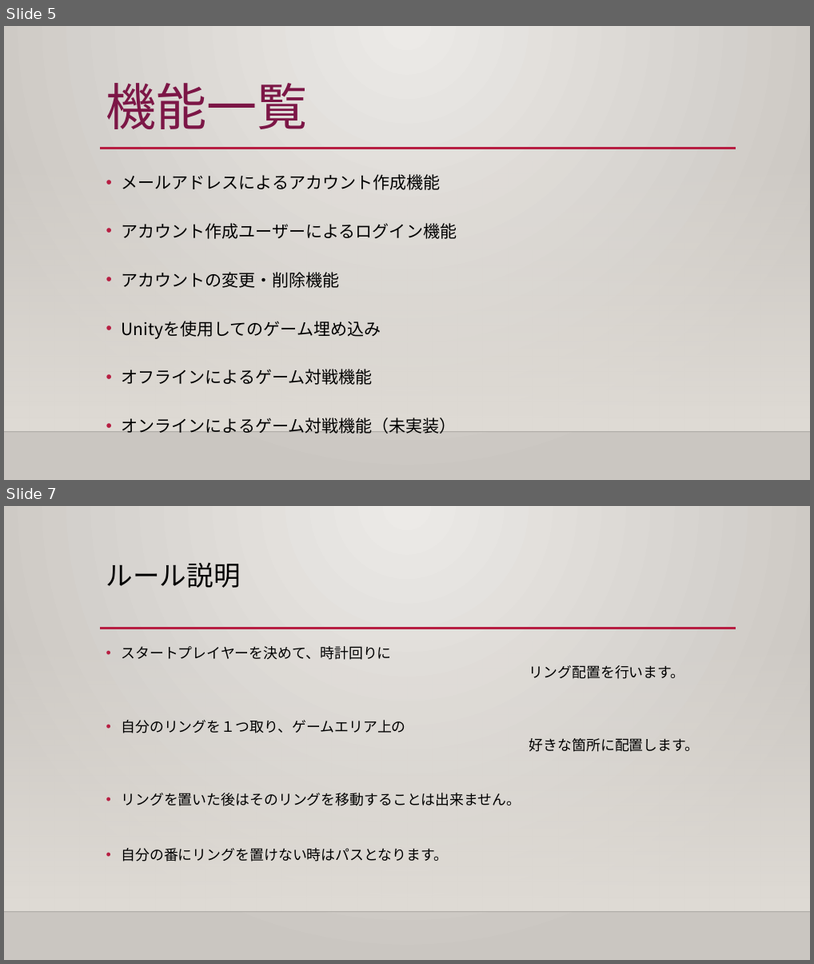
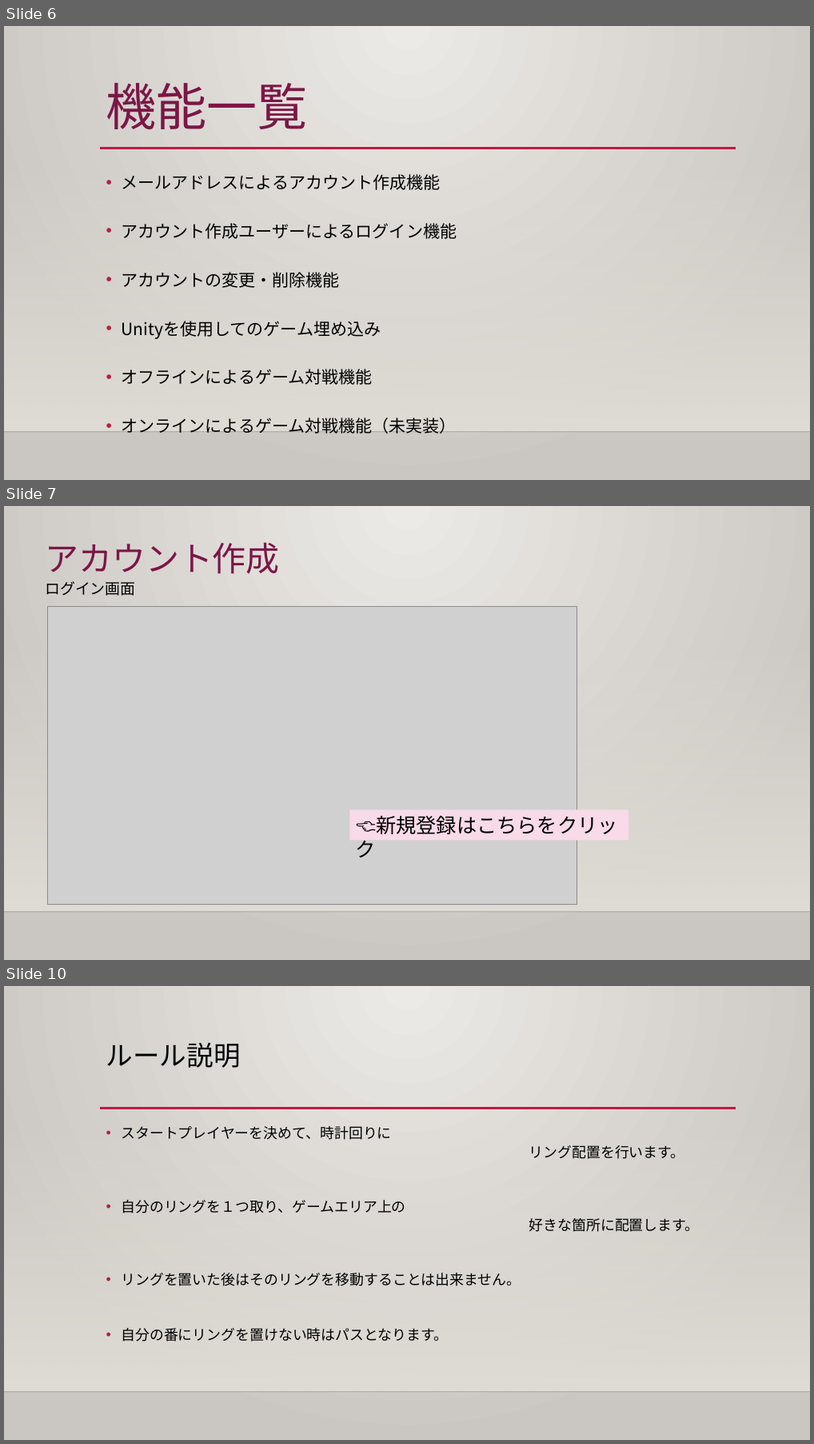
Before and after one commit to ivy239001/threerings, a slide deck: ThreeRings.pptx. Shown one above the other, each under a label of ours: slides 5 and 7 before the commit, slides 6, 7 and 10 after it; the slides between them are not shown. The pictures are 814x964 and 814x1444 pixels, drawn with LibreOffice and Linux fonts; fonts in the diff are those of the drawing; grey boxes stand for pictures; background and template pictures are left out. Boxes give left, top, right and bottom in pixels: in the first picture for what was removed or moved away, otherwise in the second. Text is boxed around its words. In the diff, an @@ line names an element or a change of style, - is before the commit and + after.

```diff
--- a/ThreeRings.pptx
+++ b/ThreeRings.pptx
@@ slide 7 added at box(4, 506, 810, 960), background gradient #ECEAE7 to #CAC7C1; not listed: 2 template elements that a slide beside it also shows @@
@@ text added at box(45, 543, 280, 574), 40 pt, text #7C1646 @@
+アカウント作成
@@ text added at box(45, 581, 135, 596), 18 pt, text #000000 @@
+ログイン画面
@@ picture added at box(47, 607, 577, 904) @@
@@ rectangle added at box(350, 810, 630, 840), fill #F8DAE8, 24 pt, text #000000 @@
+👈新規登録はこちらをクリック
@@ what was slide 5 is now slide 6 @@
@@ what was slide 7 is now slide 10 @@
```
Also in this commit, not shown: 1 slide changed, 2 other slides added, 1 other file.
